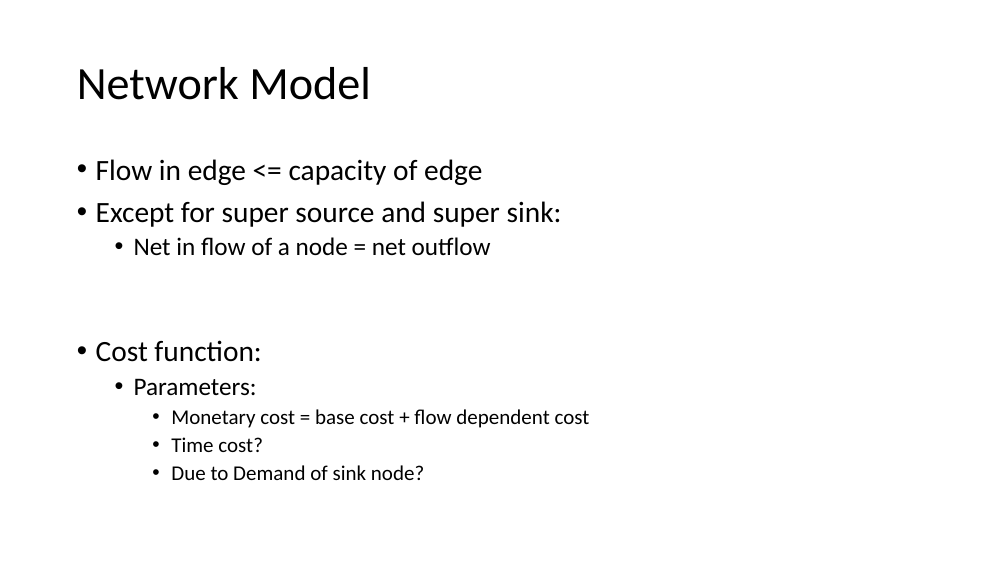
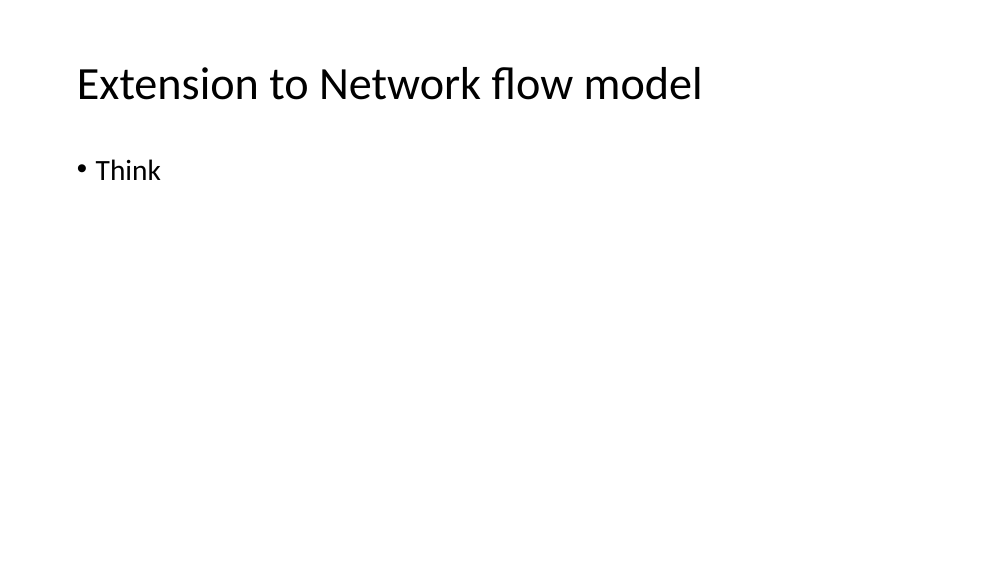
Before and after one commit to anirudhakulkarni/Parallel-MCMF-at-IISc-Research, a slide deck: slide 10 of week-3.pptx (slide 9 before the commit). Drawn at 1008x567 pixels with LibreOffice and Linux fonts; fonts in the diff are those of the drawing. Boxes give left, top, right and bottom in pixels: in the first picture for what was removed or moved away, otherwise in the second. Text is boxed around its words. In the diff, an @@ line names an element or a change of style, - is before the commit and + after.

```diff
--- a/week-3.pptx
+++ b/week-3.pptx
@@ title at bbox=[77, 67, 703, 100]: text changed @@
-Network Model
+Extension to Network flow model
@@ text at bbox=[96, 159, 161, 180]: text changed @@
-• Flow in edge <= capacity of edge
-• Except for super source and super sink:
-  • Net in flow of a node = net outflow
-• Cost function:
-  • Parameters:
-    • Monetary cost = base cost + flow dependent cost
-    • Time cost?
-    • Due to Demand of sink node?
+• Think
```
Also in this commit, not shown: 5 other slides changed, 2 slides added, 5 slides removed, 24 other files.
